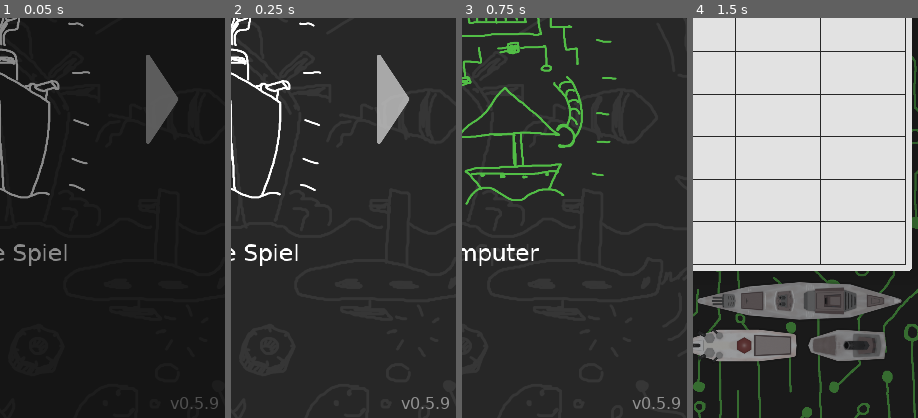
Above: before the commit, frames 1-4 (left to right).
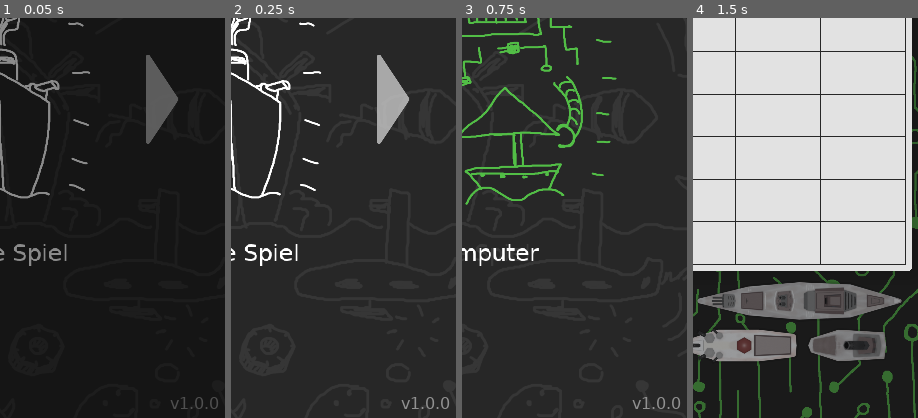
Above: after the commit, the same moments.

Repository: Asf-i/Schiffeversenken
Game: Godot game, scene res://Szenen/Start.tscn
Same seed, same stepped clock (60 frames per second), same inputs: the game is played once before the commit and once after it.
Inputs (mouse positions are % of the whole screen's width and height, from its top left):
- Up to frame 1 (0.05 s): no input
- Up to frame 2 (0.25 s): no input
- Up to frame 3 (0.75 s): click (86, 60) at 0.5 s
- Up to frame 4 (1.5 s): click (50, 59) at 1.25 s
The pictures show only the part of the screen within x 50-100%, y 50-100%; the shares and areas given below are measured in that part.

The runs differ from the first frame. In frame 1, 0.1% of the frame differs, in the area x 80-97%, y 94-98%; in frame 2, 0.1%; in frame 3, 0.1%; in frame 4, nothing differs.

Commit message:
VERSION 1.0.0
fix bug, online-Modus wenn nach gewinnen noch geschossen wurde, kam das wartefeld. und Code aufgeraeumt

Diff:
--- a/Skripte/Haupt.gd
+++ b/Skripte/Haupt.gd
@@ -213,8 +213,6 @@
 			$Camera2D/Tween.start()
 			yield(get_tree().create_timer(0.2), "timeout")
 		else:
-#			$Camera2D.rotation_degrees = 0
-#			$Camera2D.position = Vector2(0, 0)
 			$AndererSpielerBitte/Control.rect_rotation = 180
 		$Einstellungen.richtunganders = 1
 		$Schiffe.rect_position.x = 0
@@ -225,8 +223,6 @@
 			$Camera2D/Tween.start()
 			yield(get_tree().create_timer(0.2), "timeout")
 		else:
-#			$Camera2D.rotation_degrees = 180
-#			$Camera2D.position = Vector2(1080, Autoload.actual_screen_height)
 			$AndererSpielerBitte/Control.rect_rotation = 180
 		$Einstellungen.richtunganders = -1
 		$Schiffe.rect_position.x = 0
@@ -269,8 +265,6 @@
 				$AndererSpielerBitte/Control.rect_rotation = 0
 			if spielphase == 1:
 				$Felder.rect_position.y += FELDVERSCHIEBUNG
-#				$Felder/FelderRaster.rect_position.y += FELDVERSCHIEBUNG
-#				$Felder/FelderHintergrund.rect_position.y += FELDVERSCHIEBUNG
 		else:
 			$Name.set_text(Autoload.savegame_data.sp2name)
 			if Autoload.savegame_data.rotier_mode:
@@ -279,13 +273,11 @@
 				$AndererSpielerBitte/Control.rect_rotation = 0
 
 func anderer_spieler_parat():
-	print(spieler2_ist_dran)
 	if spieler2_ist_dran && spielphase == 1:
 		spielphase = 2
 		zu_phase_zwei_wechseln()
 
 	spieler2_ist_dran = not spieler2_ist_dran
-	print("Spieler zwei ist dran: " + str(spieler2_ist_dran))
 
 	if spielphase == 2:
 		if not Autoload.offline_schneller_mode:
--- a/Skripte/HauptOnline.gd
+++ b/Skripte/HauptOnline.gd
@@ -272,8 +272,8 @@
 
 func gewinnercheck(peimel : bool = true): #peimel ist da, dass, wenn man will, das unten auch ausgeführt wird, wenn die punkte nicht erreicht sind
 	if spieler1_punkte == 19 or spieler2_punkte == 19:
+		spielphase = 3
 		yield(get_tree().create_timer(0.5), "timeout")
-		spielphase = 3
 		$Gewonnen/Label.set_text("Spiel gewonnen!")
 		$Gewonnen/Tween.interpolate_property($Gewonnen, "rect_position:y", $Gewonnen.rect_position.y, 0, 0.2, Tween.TRANS_LINEAR, Tween.EASE_IN_OUT)
 		$Gewonnen/Tween.start()
@@ -308,40 +308,9 @@
 	$"/root/Start/OnlineListe".anfrager_id = null
 	$"/root/Start/OnlineListe/MomentNode".visible = false
 	$"/root/Start/OnlineListe".angefragter_id = null
-#	Server.available = true
 	Server.rpc_id(1, "spieler_available_update", false, false, get_tree().get_network_unique_id()) #Available war vor randomGegner auf true
 	$TransitionBlackness.black()
 	Server.ingame = false
-
-#func _on_NochDaTimer_timeout():
-#	$NochDaCheckTimer.stop()
-#	anderer_noch_da = false
-#	if not $Gewonnen.visible:
-#		$WarteAufControl.visible = false
-#		$NotifyRect/Control/NamenLabel.set_text(Server.spielpartner_name)
-#		$NotifyRect/Control/InfoLabel.set_text("ist nicht mehr da...")
-#		$NotifyRect/Control/ListenButton.visible = true
-#		$NotifyRect/Control/HintergrundButton.visible = false
-#		$NotifyRect/Control/HintergrundButton2.visible = true
-#		$NotifyRect/Control/AnimationPlayer.play("open")
-#		$NotifyRect.visible = true
-#	else:
-#		$Gewonnen/Revanche.disabled = true
-#		$ColorRect2/AnimationPlayer.play_backwards("InsBild")
-#		$AnfragWeg.visible = false
-#		$IngameAnfragNode/ColorRect/Tween.interpolate_property($IngameAnfragNode/ColorRect, "rect_position:x", $IngameAnfragNode/ColorRect.rect_position.x, -975, 0.1, Tween.TRANS_LINEAR, Tween.EASE_IN_OUT)
-#		$IngameMomentNode/ColorRect/Tween.interpolate_property($IngameMomentNode/ColorRect, "rect_position:x", $IngameMomentNode/ColorRect.rect_position.x, -975, 0.1, Tween.TRANS_LINEAR, Tween.EASE_IN_OUT)
-#		$IngameAnfragNode/ColorRect/Tween.start()
-#		$IngameMomentNode/ColorRect/Tween.start()
-#		yield($IngameAnfragNode/ColorRect/Tween, "tween_all_completed")
-#		$IngameAnfragNode.visible = false
-#		$IngameMomentNode.visible = false
-
-#func _on_NochDaCheckTimer_timeout():
-#	Server.rpc_id(Server.spielpartner_id, "noch_da", get_tree().get_network_unique_id(), true)
-#	$NochDaTimer.start()
-#	if ($NotifyRect.visible or $WarteAufControl.visible or $Gewonnen.visible): #hier war hinten dran noch && spielphase != 3
-#		$NochDaCheckTimer.start()
 
 func _on_Revanche_pressed():
 	Server.rpc_id(Server.spielpartner_id, "revanche")
--- a/Skripte/Singleton/Server.gd
+++ b/Skripte/Singleton/Server.gd
@@ -107,8 +107,6 @@
 			get_parent().get_node("Start/OnlineListe/TransitionBlackness").black(false)
 			spielpartner_id = anderer_id
 			spielpartner_name = anderer_name
-#			onlinelistnode.get_node("NochDaTimer").stop()
-#			onlinelistnode.get_node("NochDaCheckTimer").stop()
 			rpc_id(anderer_id, "reagiert_auf_anfrage", get_tree().get_network_unique_id(), Autoload.savegame_data.sp1name, true, true)
 		else:
 			onlinelistnode.anfrager_id = null
@@ -131,8 +129,6 @@
 	rpc_id(1, "spieler_available_update", false, true, get_tree().get_network_unique_id(), true)
 	spielpartner_id = anderer_id
 	spielpartner_name = anderer_name
-#	onlinelistnode.get_node("NochDaTimer").stop()
-#	onlinelistnode.get_node("NochDaCheckTimer").stop()
 	onlinelistnode.anfrager_id = null
 	onlinelistnode.get_node("TransitionBlackness").black(spieler2)
 
@@ -151,7 +147,6 @@
 				$"/root/Welt/NotifyRect/Control/InfoLabel".set_text("ist dran")
 				$"/root/Welt/NotifyRect/Control/AnimationPlayer".play("open")
 				$"/root/Welt/NotifyRect".visible = true
-		#Hier neu dazu geschrieben:
 		else:
 			rpc_id(spielpartner_id, "bin_bereit", true, true)
 	elif not noch_nicht_ready:
@@ -252,18 +247,8 @@
 		$"/root/Welt/NotifyRect/Control/HintergrundButton2".visible = true
 		$"/root/Welt/NotifyRect/Control/AnimationPlayer".play("open")
 		$"/root/Welt/NotifyRect".visible = true
-#		$"/root/Welt/NochDaCheckTimer".stop()
 	if not $"/root/Welt".spieler2_ist_dran:
 		rpc_id(1, "spielpartner_eingeben", false, get_tree().get_network_unique_id(), spielpartner_id)
-
-#remote func noch_da(frager_id, frage : bool = false):
-#	if frage && ((get_node_or_null("/root/Welt") && spielpartner_id == frager_id) or (get_node_or_null("/root/Start/OnlineListe") && not ingame)):
-#		rpc_id(frager_id, "noch_da", 5318008) #Id wieder unnötig, BOOBIES
-#	elif get_node_or_null("/root/Welt") != null:
-#		$"/root/Welt/NochDaTimer".stop()
-#	else:
-#		print("NochDaTimer gestoppt")
-#		$"/root/Start/OnlineListe/NochDaTimer".stop()
 
 remote func revanche(anfrage : bool = true):
 	if anfrage:
--- a/Szenen/OnlineZeugs/OnlineListe.gd
+++ b/Szenen/OnlineZeugs/OnlineListe.gd
@@ -25,12 +25,8 @@
 	$ColorRect2/AnimationPlayer.play("InsBild")
 	$MomentNode/ColorRect/Tween.interpolate_property($MomentNode/ColorRect, "rect_position:x", $MomentNode/ColorRect.rect_position.x, 53, 0.1, Tween.TRANS_LINEAR, Tween.EASE_IN_OUT)
 	$MomentNode/ColorRect/Tween.start()
-#	$NochDaCheckTimer.start()
 
 func _on_accept_pressed():
-#	$NochDaTimer.stop()
-#	$NochDaCheckTimer.stop()
-#	$NochDaSchlussTimer.start()
 	Server.rpc_id(anfrager_id, "reagiert_auf_anfrage", get_tree().get_network_unique_id(), Autoload.savegame_data.sp1name, true)
 	Server.spielpartner_id = anfrager_id
 	Server.spielpartner_name = anfrager_name
@@ -41,7 +37,6 @@
 	if $MomentNode.visible == false or $MomentNode/ColorRect/Tween.is_active():
 		$ColorRect2/AnimationPlayer.play_backwards("InsBild")
 		$AnfragWeg.visible = false
-#	$anfragNode/ColorRect/Tween.interpolate_property($anfragNode/ColorRect, "rect_position:y", Autoload.actual_screen_height - 344, Autoload.actual_screen_height, 0.1, Tween.TRANS_LINEAR, Tween.EASE_IN_OUT)
 	$anfragNode/ColorRect/Tween.interpolate_property($anfragNode/ColorRect, "rect_position:x", $anfragNode/ColorRect.rect_position.x, -975, 0.1, Tween.TRANS_LINEAR, Tween.EASE_IN_OUT)
 	$anfragNode/ColorRect/Tween.start()
 	yield($anfragNode/ColorRect/Tween, "tween_completed")
@@ -49,7 +44,6 @@
 
 func _on_Abbrechen_pressed():
 	Server.rpc_id(angefragter_id, "anfrage", get_tree().get_network_unique_id(), Autoload.savegame_data.sp1name, false)
-#	$MomentNode/ColorRect/Tween.interpolate_property($MomentNode/ColorRect, "rect_position:y", Autoload.actual_screen_height - 344, Autoload.actual_screen_height, 0.1, Tween.TRANS_LINEAR, Tween.EASE_IN_OUT)
 	$MomentNode/ColorRect/Tween.interpolate_property($MomentNode/ColorRect, "rect_position:x", $MomentNode/ColorRect.rect_position.x, -975, 0.1, Tween.TRANS_LINEAR, Tween.EASE_IN_OUT)
 	$MomentNode/ColorRect/Tween.start()
 	if $anfragNode.visible == false or $anfragNode/ColorRect/Tween.is_active():
@@ -72,28 +66,6 @@
 	$"/root/Welt".spieler2_ist_dran = s2dran
 	if not s2dran:
 		Server.rpc_id(1, "spielpartner_eingeben", true, get_tree().get_network_unique_id(), Server.spielpartner_id)
-
-#func _on_NochDaTimer_timeout():
-#	$NochDaCheckTimer.stop()
-#	if $anfragNode.visible:
-#		_on_deny_pressed()
-#	elif $MomentNode.visible:
-#		_on_Abbrechen_pressed()
-#
-#func _on_NochDaCheckTimer_timeout():
-#	if $anfragNode.visible or $MomentNode.visible:
-#		var noch_da_id
-#		if $anfragNode.visible:
-#			noch_da_id = anfrager_id
-#		else:
-#			noch_da_id = angefragter_id
-#
-#		Server.rpc_id(noch_da_id, "noch_da", get_tree().get_network_unique_id(), true)
-#		$NochDaTimer.start()
-#		$NochDaCheckTimer.start()
-#
-#func _on_NochDaSchlussTimer_timeout():
-#	_on_deny_pressed(false)
 
 func _on_Zufall_pressed():
 	Server.rpc_id(1, "spieler_available_update", true, false, get_tree().get_network_unique_id(), false)
--- a/Szenen/Start.tscn
+++ b/Szenen/Start.tscn
@@ -416,7 +416,7 @@
 margin_right = -16.0
 custom_colors/font_color = Color( 0.572549, 0.572549, 0.572549, 1 )
 custom_fonts/font = SubResource( 14 )
-text = "v0.5.9"
+text = "v1.0.0"
 align = 2
 __meta__ = {
 "_edit_use_anchors_": false
@@ -656,9 +656,9 @@
 anchor_right = 0.5
 anchor_bottom = 1.0
 margin_left = -318.0
-margin_top = -896.001
+margin_top = -848.0
 margin_right = 318.0
-margin_bottom = -640.001
+margin_bottom = -592.0
 custom_styles/disabled = SubResource( 36 )
 disabled = true
 __meta__ = {
@@ -671,9 +671,9 @@
 anchor_right = 0.5
 anchor_bottom = 1.0
 margin_left = -318.0
-margin_top = -896.001
+margin_top = -848.0
 margin_right = 318.0
-margin_bottom = -640.001
+margin_bottom = -592.0
 custom_styles/disabled = SubResource( 37 )
 disabled = true
 __meta__ = {
Not shown, changed: export_presets.cfg
